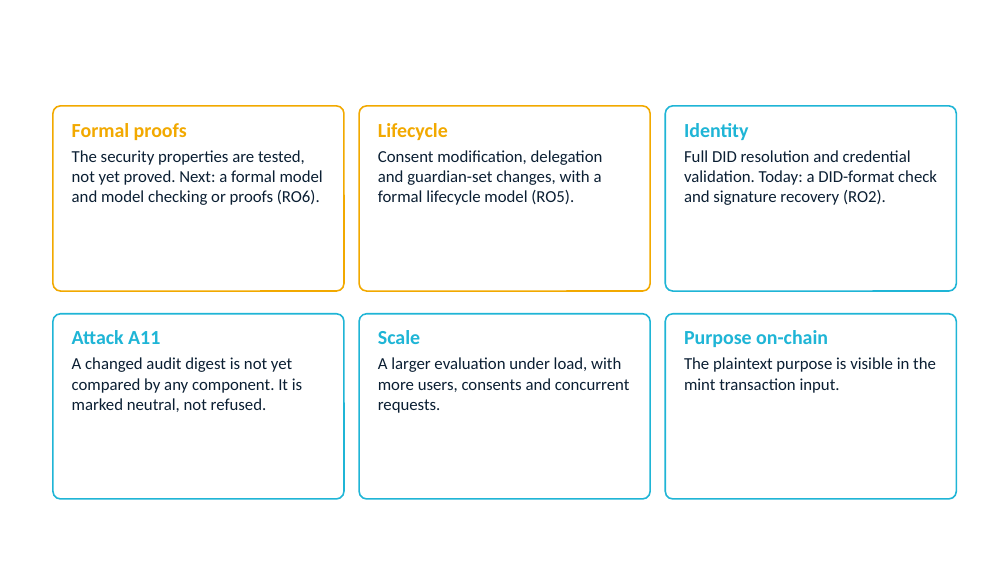
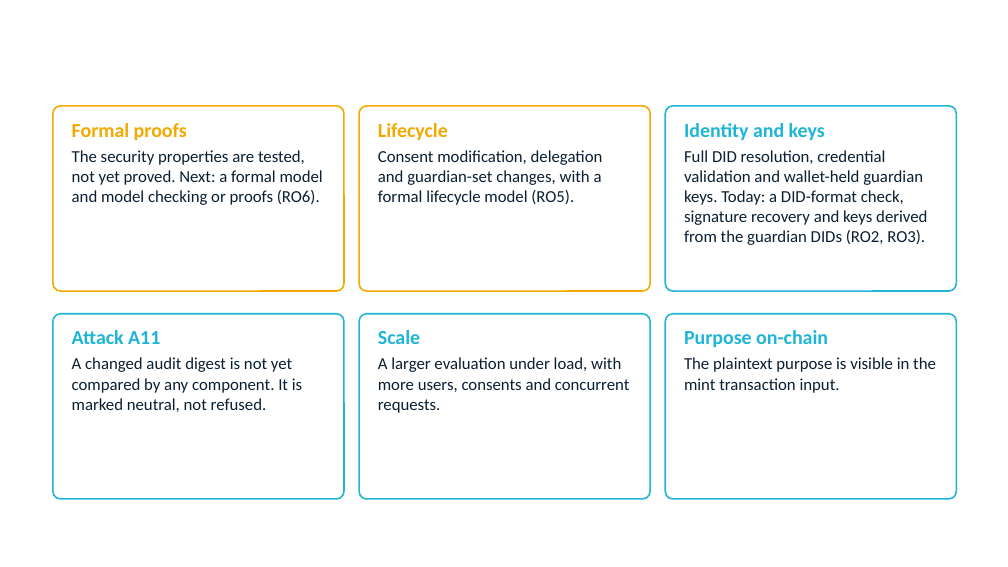
Before and after one commit to yasir12345678900/HealthRWA-Sepolia-Personal-try, a slide deck: slide 25 of docs/Yasir_Candidature_Reassessment_Slides_Simple.pptx (slide 28 before the commit). Drawn at 1008x567 pixels with LibreOffice and Linux fonts; fonts in the diff are those of the drawing; background and template pictures are left out. Boxes give left, top, right and bottom in pixels: in the first picture for what was removed or moved away, otherwise in the second. Text is boxed around its words. In the diff, an @@ line names an element or a change of style, - is before the commit and + after.

```diff
--- a/docs/Yasir_Candidature_Reassessment_Slides_Simple.pptx
+++ b/docs/Yasir_Candidature_Reassessment_Slides_Simple.pptx
@@ text at (x1=684, y1=123, x2=927, y2=245): text changed @@
-Identity
-Full DID resolution and credential validation. Today: a DID-format check and signature recovery (RO2).
+Identity and keys
+Full DID resolution, credential validation and wallet-held guardian keys. Today: a DID-format check, signature recovery and keys derived from the guardian DIDs (RO2, RO3).
```
Also in this commit, not shown: 15 other slides changed, 1 other file.
